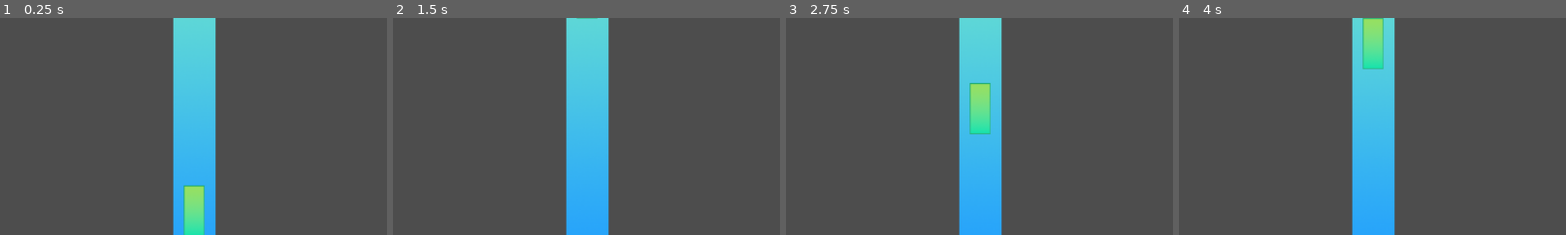
Above: before the commit, frames 1-4 (left to right).
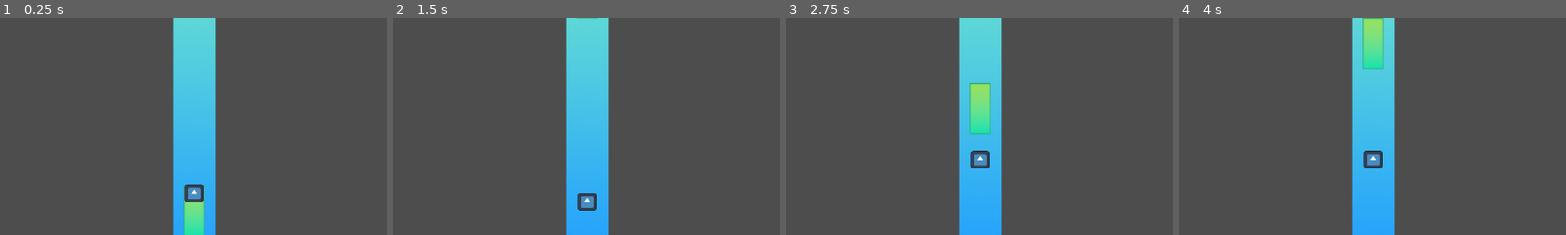
Above: after the commit, the same moments.

Repository: Anjellyrika/fishdew
Game: Godot game, scene res://main_level.tscn
Same seed, same stepped clock (60 frames per second), same inputs: the game is played once before the commit and once after it. The engine's default icon, where the game draws it, is replaced by a stand-in: a white triangle on a blue panel in a dark square.
Inputs (mouse positions are % of the whole screen's width and height, from its top left):
- Up to frame 1 (0.25 s): no input
- Up to frame 2 (1.5 s): tap Enter at 0.5, 0.6 s; move the mouse to (72, 45) at 0.52 s; hold Space (up) from 0.53 s (still down); click (72, 45) at 0.67 s; move the mouse to (30, 55) at 1.27 s; tap F at 1.35 s
- Up to frame 3 (2.75 s): move the mouse to (60, 28) at 2.02 s; release Space (up) at 2.03 s; tap Enter at 2.1 s
- Up to frame 4 (4 s): move the mouse to (45, 70) at 2.77 s; hold Space (up) from 2.78 s (still down); tap F at 2.85 s; click (45, 70) at 2.92 s; move the mouse to (80, 65) at 3.52 s; tap Enter at 3.6 s
The pictures show only the part of the screen within x 26-76%, y 25-75%; the shares and areas given below are measured in that part.

The runs differ from the first frame. In frame 1, 0.4% of the frame differs, in the area x 47-53%, y 76-85%; in frame 2, 0.4%; in frame 3, 0.4%, in the area x 47-53%, y 61-70%; in frame 4, 0.4%.

Commit message:
feat: implement basic fish movement

Diff:
--- /dev/null
+++ b/fish.gd
@@ -0,0 +1,26 @@
+extends Area2D
+
+@export var move_speed: float = 50.0
+var move_direction = Vector2(0, 50.0)
+
+var start_position: Vector2
+var target_position: Vector2
+
+func _ready():
+	start_position = global_position
+	target_position = start_position + move_direction
+
+func is_at_target_position():
+	return target_position == global_position
+
+func get_new_target_position():
+	# TODO: implement bounds accdg to fishing rod edges
+	var target_vector = Vector2(0, randf_range(-300.0, 300.0))
+	target_position = start_position + target_vector
+
+func _process(delta):
+	global_position = global_position.move_toward(target_position, move_speed * delta)
+	if is_at_target_position():
+		get_new_target_position()
+		if global_position == start_position:
+			target_position = start_position + move_direction
--- /dev/null
+++ b/fish.tscn
@@ -0,0 +1,18 @@
+[gd_scene load_steps=3 format=3 uid="uid://sywnhmj87o7k"]
+
+[ext_resource type="Texture2D" uid="uid://dvfwqq8liw4b" path="res://icon.svg" id="1_evvim"]
+
+[sub_resource type="CapsuleShape2D" id="CapsuleShape2D_nt8mh"]
+radius = 13.0
+height = 36.0
+
+[node name="Fish" type="Area2D"]
+
+[node name="Icon" type="Sprite2D" parent="."]
+position = Vector2(0.125, -3.57628e-07)
+scale = Vector2(0.216797, 0.203125)
+texture = ExtResource("1_evvim")
+
+[node name="CollisionShape2D" type="CollisionShape2D" parent="."]
+rotation = 1.5708
+shape = SubResource("CapsuleShape2D_nt8mh")
--- a/main_level.tscn
+++ b/main_level.tscn
@@ -1,8 +1,10 @@
-[gd_scene load_steps=4 format=3 uid="uid://ho8poh5181ml"]
+[gd_scene load_steps=6 format=3 uid="uid://ho8poh5181ml"]
 
 [ext_resource type="Texture2D" uid="uid://e6j3nuqccsvs" path="res://assets/background.png" id="1_a8ib2"]
 [ext_resource type="PackedScene" uid="uid://de6h5ffhco2kj" path="res://bobber.tscn" id="2_emus2"]
 [ext_resource type="Script" path="res://bobber.gd" id="3_atkr1"]
+[ext_resource type="PackedScene" uid="uid://sywnhmj87o7k" path="res://fish.tscn" id="4_nt3rc"]
+[ext_resource type="Script" path="res://fish.gd" id="5_iprlx"]
 
 [node name="MainLevel" type="Node2D"]
 
@@ -24,3 +26,7 @@
 [node name="Bobber" parent="." instance=ExtResource("2_emus2")]
 position = Vector2(587, 418)
 script = ExtResource("3_atkr1")
+
+[node name="Fish" parent="." instance=ExtResource("4_nt3rc")]
+position = Vector2(587, 412)
+script = ExtResource("5_iprlx")
